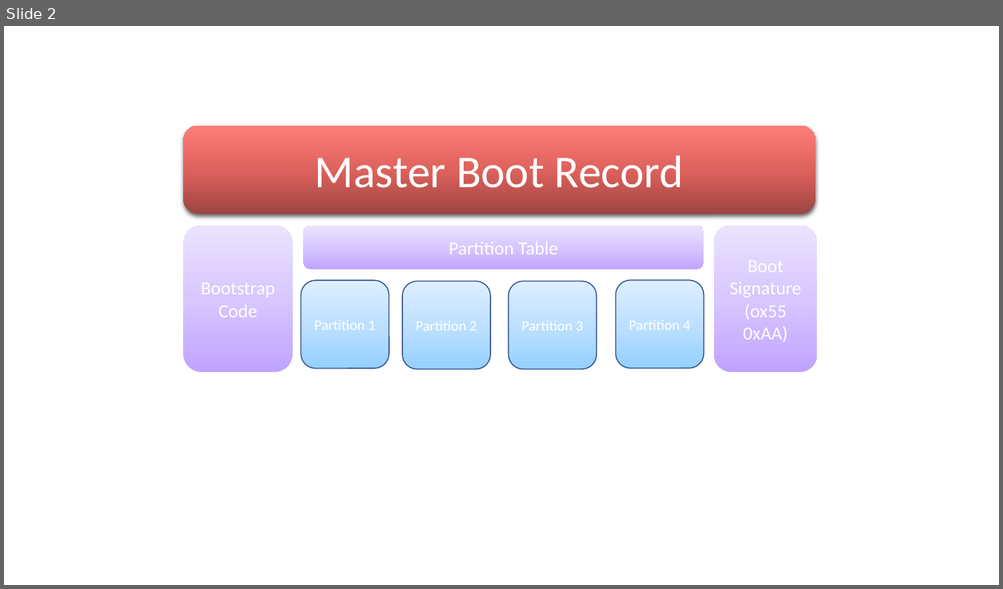
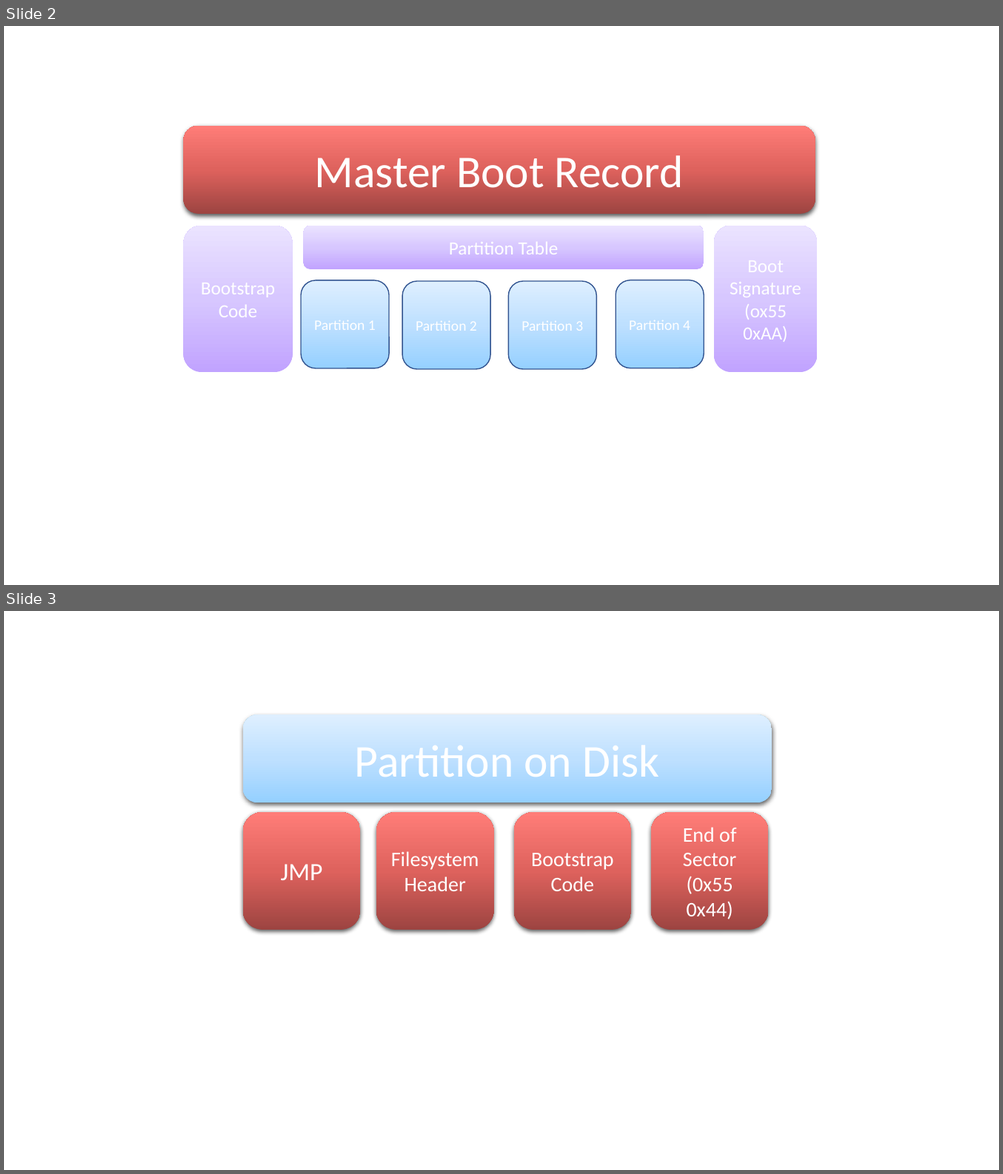
Before and after one commit to CollegeBoreal/INF1085-200-20A-01, a slide deck: 1.Metal/documentation/BIOS-MBR.pptx. Shown one above the other, each under a label of ours: slide 2 before the commit, slides 2 and 3 after it. The pictures are 1003x589 and 1003x1174 pixels, drawn with LibreOffice and Linux fonts; fonts in the diff are those of the drawing. Boxes give left, top, right and bottom in pixels: in the first picture for what was removed or moved away, otherwise in the second. Text is boxed around its words. In the diff, an @@ line names an element or a change of style, - is before the commit and + after.

```diff
--- a/1.Metal/documentation/BIOS-MBR.pptx
+++ b/1.Metal/documentation/BIOS-MBR.pptx
@@ slide 3 added at <box>4,611,999,1170</box>, background #FFFFFF @@
@@ rounded rectangle added at <box>243,715,771,803</box>, fill gradient #96D0FF to #BFE1FF to #E0EFFF, 44 pt, text #FFFFFF @@
+Partition on Disk
@@ rounded rectangle added at <box>243,812,360,930</box>, fill gradient #9D4542 to #DF625E to #FF7E79, 24 pt, text #FFFFFF @@
+JMP
@@ rounded rectangle added at <box>376,812,493,930</box>, fill gradient #9D4542 to #DF625E to #FF7E79, 20 pt, text #FFFFFF @@
+Filesystem
+Header
@@ rounded rectangle added at <box>514,812,631,930</box>, fill gradient #9D4542 to #DF625E to #FF7E79, 20 pt, text #FFFFFF @@
+Bootstrap
+Code
@@ rounded rectangle added at <box>651,812,768,930</box>, fill gradient #9D4542 to #DF625E to #FF7E79, 20 pt, text #FFFFFF @@
+End of Sector
+(0x55
+0x44)
```
Also in this commit, not shown: 4 other files.
